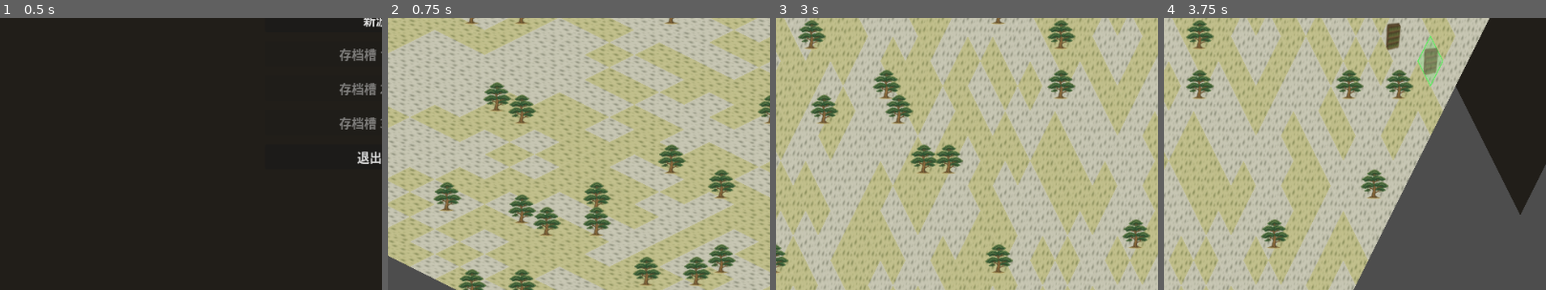
Above: before the commit, frames 1-4 (left to right).
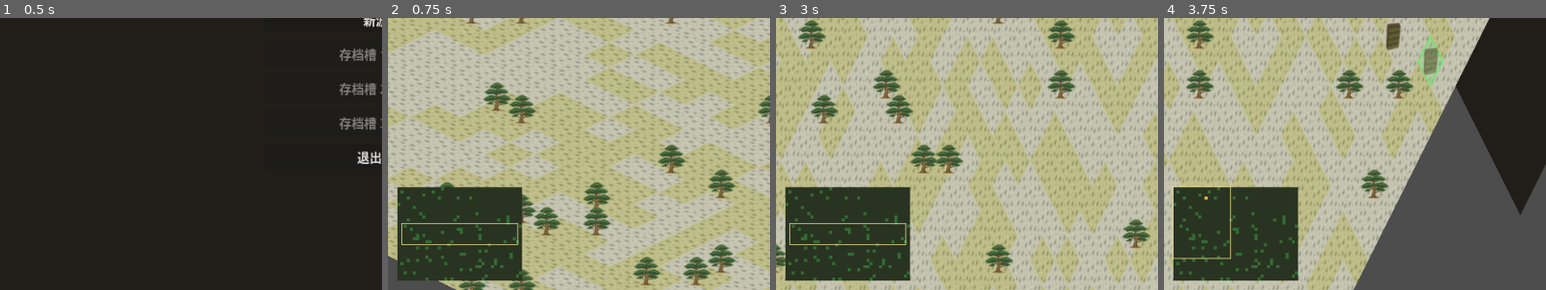
Above: after the commit, the same moments.

Repository: kreator666/tiny
Game: Godot game, scene res://scenes/menu.tscn
Same seed, same stepped clock (60 frames per second), same inputs: the game is played once before the commit and once after it.
Inputs (mouse positions are % of the whole screen's width and height, from its top left):
- Up to frame 1 (0.5 s): no input
- Up to frame 2 (0.75 s): click "新游戏" at 0.5 s
- Up to frame 3 (3 s): click "建造茅屋（10 金）" at 1.25 s; click "建造农田（10 金）" at 2 s; tap Enter at 2.75 s; move the mouse to (72, 45) at 2.77 s; hold Right from 2.78 s (still down); tap Q at 2.85 s; click (72, 45) at 2.92 s
- Up to frame 4 (3.75 s): release Right at 3.5 s; drag from (30, 55) to (45, 70) at 3.52 s
The pictures show only the part of the screen within x 0-50%, y 50-100%; the shares and areas given below are measured in that part.

Frame 1 is identical in both runs. In frame 2, 11% of the frame differs, in the area x 2-36%, y 62-97%; in frame 3, 11%; in frame 4, 11%, in the area x 2-36%, y 61-97%.

Commit message:
小地图：色块俯瞰 + 视野框

Diff:
--- a/scripts/main.gd
+++ b/scripts/main.gd
@@ -139,6 +139,7 @@
 var _tool_buttons := {}
 var _active_slot := 1
 var _slot_btn: Button
+var _minimap: Minimap
 
 
 func _ready() -> void:
@@ -969,6 +970,12 @@
 	layer.name = "CanvasLayer"
 	add_child(layer)
 
+	_minimap = Minimap.new()
+	_minimap.main = self
+	_minimap.set_anchors_preset(Control.PRESET_BOTTOM_LEFT)
+	_minimap.position = Vector2(12, -132)
+	layer.add_child(_minimap)
+
 	var panel := PanelContainer.new()
 	panel.set_anchors_preset(Control.PRESET_CENTER_RIGHT)
 	panel.position = Vector2(-284, -320)
--- /dev/null
+++ b/scripts/minimap.gd
@@ -0,0 +1,71 @@
+class_name Minimap
+extends Control
+## 小地图：纯色块俯瞰整张网格（地绿/路灰/建筑蓝/民居土黄/农田金黄/大院棕金/树深绿/火灾红），
+## 黄框为当前相机视野。每 0.5 秒刷新一次。
+
+var main: Main
+var _accum := 0.0
+
+
+func _ready() -> void:
+	custom_minimum_size = Vector2(160, 120)
+	size = Vector2(160, 120)
+	mouse_filter = Control.MOUSE_FILTER_IGNORE
+
+
+func _process(delta: float) -> void:
+	_accum += delta
+	if _accum >= 0.5:
+		_accum = 0.0
+		queue_redraw()
+
+
+func _draw() -> void:
+	if main == null:
+		return
+	var sx := size.x / Main.GRID_W
+	var sy := size.y / Main.GRID_H
+
+	draw_rect(Rect2(Vector2.ZERO, size), Color(0.16, 0.2, 0.13))  # 地面
+
+	for cell: Vector2i in main.trees:
+		draw_rect(Rect2(cell.x * sx, cell.y * sy, sx, sy), Color(0.2, 0.42, 0.2))
+
+	for cell: Vector2i in main.buildings:
+		if main.buildings[cell] == "road":
+			draw_rect(Rect2(cell.x * sx, cell.y * sy, sx, sy), Color(0.55, 0.53, 0.5))
+
+	for cell: Vector2i in main.buildings:
+		var btype: String = main.buildings[cell]
+		if btype == "road":
+			continue
+		var col := Color(0.35, 0.5, 0.75)  # 一般建筑：蓝
+		if btype == "hut" or btype == "tilehouse":
+			col = Color(0.72, 0.6, 0.42)  # 民居：土黄
+		elif float(main.building_defs.get(btype, {}).get("grain_per_month", 0.0)) > 0.0:
+			col = Color(0.85, 0.75, 0.3)  # 农田：金黄
+		if main.burning.has(cell):
+			col = Color(0.9, 0.25, 0.15)  # 火灾：红
+		draw_rect(Rect2(cell.x * sx, cell.y * sy, sx, sy), col)
+
+	for anchor: Vector2i in main.estates:
+		var ecol := Color(0.85, 0.7, 0.3) if main.estates[anchor] == 3 else Color(0.68, 0.52, 0.3)
+		draw_rect(Rect2(anchor.x * sx, anchor.y * sy, sx * 2, sy * 2), ecol)
+
+	draw_rect(_view_rect(sx, sy), Color(1, 0.95, 0.6, 0.9), false, 1.0)
+
+
+## 相机视野对应的格子范围（世界坐标逆投影回格子）
+func _view_rect(sx: float, sy: float) -> Rect2:
+	var vp := main.get_viewport_rect().size
+	var half := vp / (2.0 * main._zoom.x)
+	var inv := main._proj().affine_inverse()
+	var tl: Vector2 = inv * (main._cam_pos - half)
+	var br: Vector2 = inv * (main._cam_pos + half)
+	var c0 := (tl - Main.MAP_ORIGIN) / Main.CELL
+	var c1 := (br - Main.MAP_ORIGIN) / Main.CELL
+	var x0 := clampf(minf(c0.x, c1.x), 0.0, float(Main.GRID_W))
+	var y0 := clampf(minf(c0.y, c1.y), 0.0, float(Main.GRID_H))
+	var x1 := clampf(maxf(c0.x, c1.x), 0.0, float(Main.GRID_W))
+	var y1 := clampf(maxf(c0.y, c1.y), 0.0, float(Main.GRID_H))
+	return Rect2(x0 * sx, y0 * sy, (x1 - x0) * sx, (y1 - y0) * sy)
Not shown, added: scripts/minimap.gd.uid
